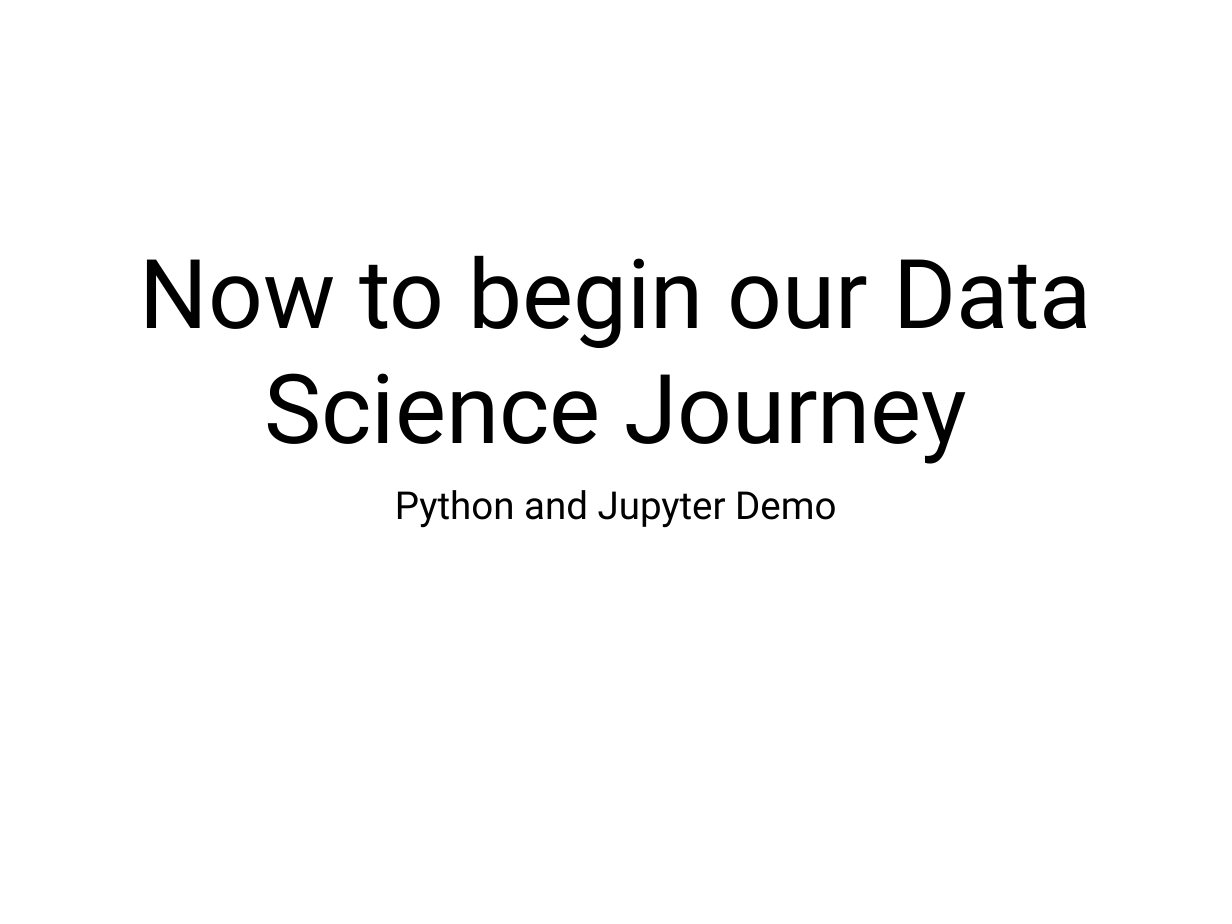
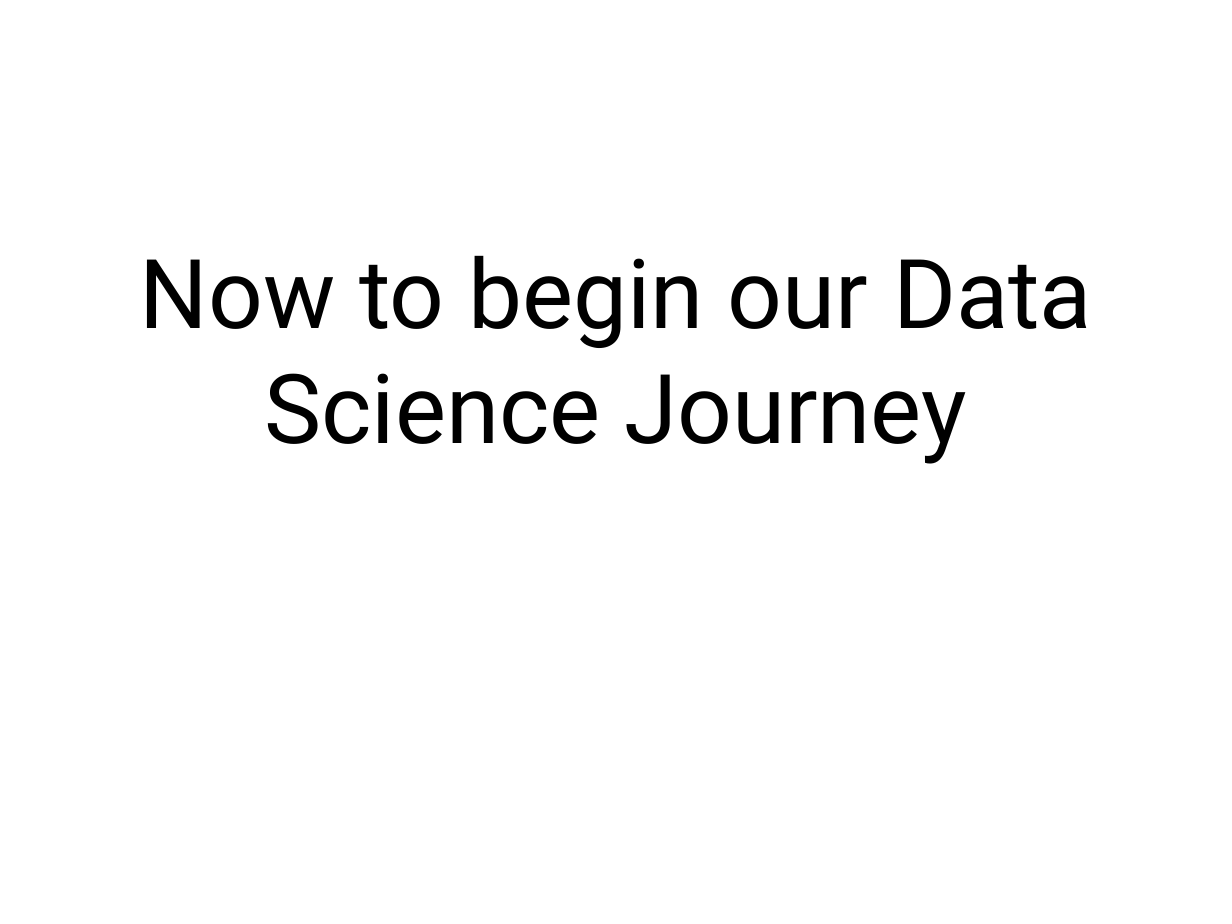
Before and after one commit to j-ales/PN4106_2026_27, a slide deck: slide 24 of slides/PS4106_lecture1_Intro.pptx (slide 27 before the commit). Drawn at 1232x924 pixels with LibreOffice and Linux fonts; fonts in the diff are those of the drawing. Boxes give left, top, right and bottom in pixels: in the first picture for what was removed or moved away, otherwise in the second. Text is boxed around its words. In the diff, an @@ line names an element or a change of style, - is before the commit and + after.

```diff
--- a/slides/PS4106_lecture1_Intro.pptx
+++ b/slides/PS4106_lecture1_Intro.pptx
@@ text removed at box(395, 490, 836, 528) @@
-Python and Jupyter Demo
```
Also in this commit, not shown: 2 other slides changed, 6 slides added, 3 slides removed, 3 other files.
